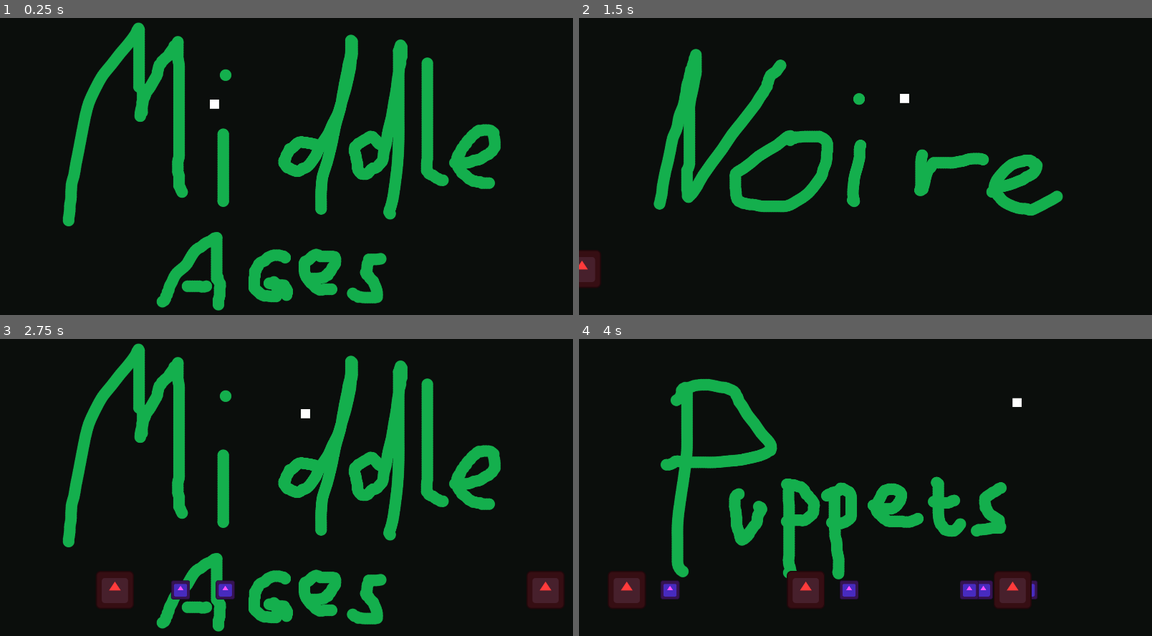
Above: before the commit, frames 1-4 (two rows, left to right).
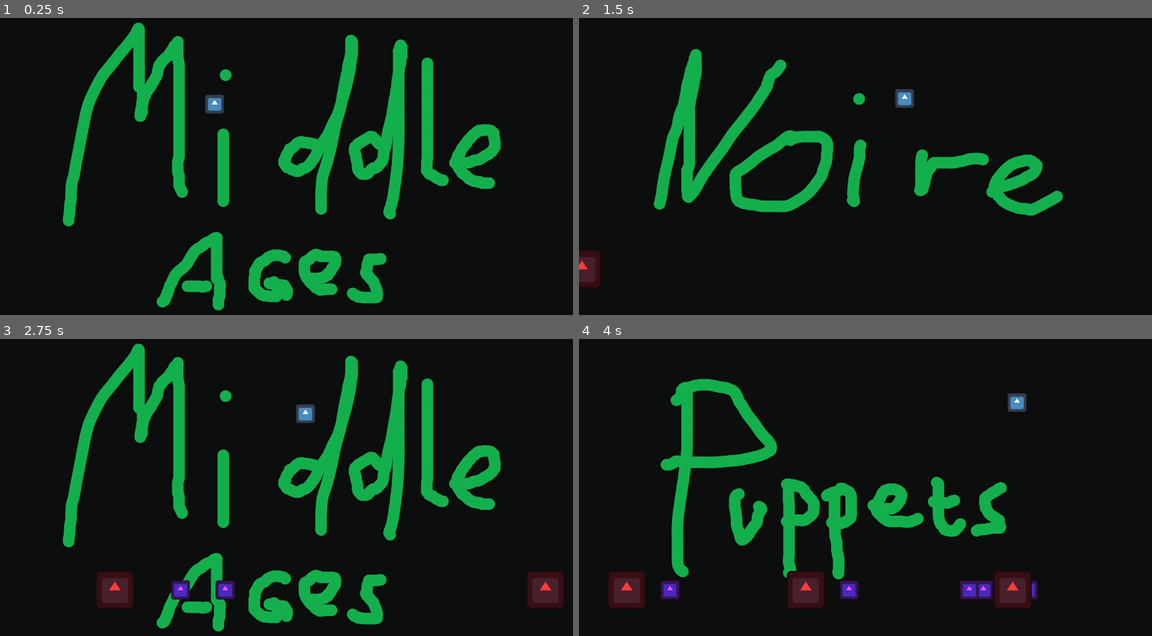
Above: after the commit, the same moments.

Repository: godzilla5hrimp/TheaterJumpShootMan
Game: Godot game, scene res://scenes/main.tscn
The game is run twice, just before and just after one commit, with the same random seed, the same clock (stepped at 60 frames per second) and the same inputs. The engine's default icon, where the game draws it, is replaced by a stand-in: a white triangle on a blue panel in a dark square.
Inputs:
- Up to frame 1 (0.25 s): no input
- Up to frame 2 (1.5 s): tap Enter at 0.5 s; hold Right (moveRight) from 0.53 s (still down); tap M (change_middle_ages) at 0.6 s; tap Up (moveUp) at 0.77 s; tap N (change_noire) at 0.8, 1.35 s
- Up to frame 3 (2.75 s): tap Up (moveUp) at 1.52 s; tap B (change_puppets) at 1.55, 2.1 s; release Right (moveRight) at 2.03 s; hold Left (moveLeft) from 2.03 s (still down); tap M (change_middle_ages) at 2.3 s
- Up to frame 4 (4 s): release Left (moveLeft) at 2.78 s; hold Right (moveRight) from 2.78 s (still down); tap E (change_mask_next) at 2.85 s; tap Up (moveUp) at 3.02, 3.77 s; tap N (change_noire) at 3.05 s; tap Q (change_mask_previous) at 3.6 s; tap B (change_puppets) at 3.8 s

The runs differ from the first frame. In frame 1, 0.2% of the frame differs, in the area x 35-40%, y 25-33%; in frame 2, 0.2%, in the area x 55-59%, y 23-31%; in frame 3, 0.2%; in frame 4, 0.2%.

Commit message:
feat: add collision to the player; add collision to the enemy bullet;

Diff:
--- a/mask-game-jam-game/project.godot
+++ b/mask-game-jam-game/project.godot
@@ -71,6 +71,7 @@
 change_noire={
 "deadzone": -1.2,
 "events": [Object(InputEventKey,"resource_local_to_scene":false,"resource_name":"","device":-2,"window_id":0,"alt_press …(192 unchanged characters)…
+, Object(InputEventKey,"resource_local_to_scene":false,"resource_name":"","device":-1,"window_id":0,"alt_pressed":false,"shift_pressed":false,"ctrl_pressed":false,"meta_pressed":false,"pressed":false,"keycode":0,"physical_keycode":78,"key_label":0,"unicode":110,"location":0,"echo":false,"script":null)
 ]
 }
 change_middle_ages={
--- a/mask-game-jam-game/scenes/actor.gd
+++ b/mask-game-jam-game/scenes/actor.gd
@@ -64,13 +64,18 @@
 		change_mask_previous()
 		change_mask_texture()
 		mask_changed.emit(masks[current_mask])
+	if Input.is_action_just_pressed("change_noire"):
+		print("NOIRE")
 	if velocity.length() > 0:
 		velocity = velocity.normalized() * speed
 	move_and_slide()
 
-func _on_hitbox_body_entered(_body: Node2D) -> void:
-	healthbar =- 25
-	if (healthbar <= 0):
-		lives = lives-1
+func _on_hitbox_area_entered(area: Area2D) -> void:
+	print("hit")
+	if area.get_parent().name == "MelleeAttack" or area.get_parent().name == "EnemyBullet":
+		healthbar = healthbar-25
+		print(0)
+		if (healthbar <= 0):
+			lives = lives-1
 		hit.emit(lives, healthbar)
-#		todo: add invinsibility timer after losing a life maybe?
+	#		todo: add invinsibility timer after losing a life maybe?
--- a/mask-game-jam-game/scenes/actor.tscn
+++ b/mask-game-jam-game/scenes/actor.tscn
@@ -1,14 +1,7 @@
-[gd_scene load_steps=7 format=3 uid="uid://cqdoyb077hkns"]
+[gd_scene load_steps=5 format=3 uid="uid://cqdoyb077hkns"]
 
 [ext_resource type="Script" uid="uid://bguwurtnved23" path="res://scenes/actor.gd" id="1_x4c43"]
-
-[sub_resource type="CanvasTexture" id="CanvasTexture_ti3oo"]
-
-[sub_resource type="CanvasTexture" id="CanvasTexture_x4c43"]
-specular_color = Color(1, 1, 0, 1)
-
-[sub_resource type="CanvasTexture" id="CanvasTexture_0qi0m"]
-specular_color = Color(1, 0, 1, 1)
+[ext_resource type="Texture2D" uid="uid://c5luofnynhjcw" path="res://icon.svg" id="2_0qi0m"]
 
 [sub_resource type="RectangleShape2D" id="RectangleShape2D_x4c43"]
 size = Vector2(30, 30)
@@ -22,18 +15,20 @@
 
 [node name="MiddleAgesMask" type="Sprite2D" parent="."]
 visible = false
-scale = Vector2(30, 30)
-texture = SubResource("CanvasTexture_ti3oo")
+scale = Vector2(0.5, 0.5)
+texture = ExtResource("2_0qi0m")
 
 [node name="NoirMask" type="Sprite2D" parent="."]
 visible = false
-scale = Vector2(30, 30)
-texture = SubResource("CanvasTexture_x4c43")
+modulate = Color(1, 0.0941176, 1, 1)
+scale = Vector2(0.5, 0.5)
+texture = ExtResource("2_0qi0m")
 
 [node name="PuppetMask" type="Sprite2D" parent="."]
 visible = false
-scale = Vector2(30, 30)
-texture = SubResource("CanvasTexture_0qi0m")
+modulate = Color(1, 1, 0, 1)
+scale = Vector2(0.5, 0.5)
+texture = ExtResource("2_0qi0m")
 
 [node name="CollisionMovementShape" type="CollisionShape2D" parent="."]
 unique_name_in_owner = true
@@ -44,4 +39,6 @@
 [node name="HitboxShape" type="CollisionShape2D" parent="Hitbox"]
 shape = SubResource("RectangleShape2D_ti3oo")
 
-[connection signal="body_entered" from="Hitbox" to="." method="_on_hitbox_body_entered"]
+[node name="Timer" type="Timer" parent="."]
+
+[connection signal="area_entered" from="Hitbox" to="." method="_on_hitbox_area_entered"]
--- a/mask-game-jam-game/scenes/enemy_bullet.gd
+++ b/mask-game-jam-game/scenes/enemy_bullet.gd
@@ -14,3 +14,8 @@
 
 func _on_clean_up_timeout() -> void:
 	pass # Replace with function body.
+
+
+func _on_area_2d_area_entered(area: Area2D) -> void:
+	if area.get_parent().name == "Actor":
+		queue_free()
--- a/mask-game-jam-game/scenes/enemy_bullet.tscn
+++ b/mask-game-jam-game/scenes/enemy_bullet.tscn
@@ -6,21 +6,31 @@
 [sub_resource type="RectangleShape2D" id="RectangleShape2D_d2qol"]
 size = Vector2(128, 128)
 
-[node name="EnemyBullet" type="CharacterBody2D" unique_id=1405792504]
+[sub_resource type="RectangleShape2D" id="RectangleShape2D_qx7rs"]
+size = Vector2(128, 126)
+
+[node name="EnemyBullet" type="CharacterBody2D"]
 scale = Vector2(0.5, 0.5)
 collision_layer = 8
 collision_mask = 2
 script = ExtResource("1_qx7rs")
 
-[node name="Sprite2D" type="Sprite2D" parent="." unique_id=344157672]
-modulate = Color(1, 0.30980393, 1, 1)
+[node name="Sprite2D" type="Sprite2D" parent="."]
+modulate = Color(1, 0.309804, 1, 1)
 texture = ExtResource("1_d2qol")
 
-[node name="CollisionShape2D" type="CollisionShape2D" parent="." unique_id=203329588]
+[node name="CollisionShape2D" type="CollisionShape2D" parent="."]
 shape = SubResource("RectangleShape2D_d2qol")
 
-[node name="CleanUp" type="Timer" parent="." unique_id=359867187]
+[node name="CleanUp" type="Timer" parent="."]
 wait_time = 5.0
 autostart = true
 
+[node name="Area2D" type="Area2D" parent="."]
+
+[node name="CollisionShape2D" type="CollisionShape2D" parent="Area2D"]
+position = Vector2(0, -1)
+shape = SubResource("RectangleShape2D_qx7rs")
+
 [connection signal="timeout" from="CleanUp" to="." method="_on_clean_up_timeout"]
+[connection signal="area_entered" from="Area2D" to="." method="_on_area_2d_area_entered"]
--- a/mask-game-jam-game/scenes/level_manager.gd
+++ b/mask-game-jam-game/scenes/level_manager.gd
@@ -29,6 +29,7 @@
 func _physics_process(delta: float) -> void:
 	if Input.is_action_just_pressed("change_noire") and current_scene.name != "Noire":
 		delete_level()
+		print("eneter noir")
 		current_scene = noire_scene.instantiate()
 		get_tree().root.add_child.call_deferred(current_scene)
 		change_enemy_to_noire()
@@ -46,6 +47,7 @@
 		emit_signal("puppets")
 
 func delete_level():
+	print("delete level")
 	if get_tree().root.get_node_or_null("MiddleAges"):
 		get_tree().root.get_node("MiddleAges").queue_free()
 	if get_tree().root.get_node_or_null("Noire"):
--- a/mask-game-jam-game/scenes/melee_attack.tscn
+++ b/mask-game-jam-game/scenes/melee_attack.tscn
@@ -1,25 +1,35 @@
-[gd_scene format=3 uid="uid://bqnn7bvunbej4"]
+[gd_scene load_steps=5 format=3 uid="uid://bqnn7bvunbej4"]
 
 [ext_resource type="Script" uid="uid://bbm32awxmjfoi" path="res://scenes/melee_attack.gd" id="1_3ljer"]
 [ext_resource type="Texture2D" uid="uid://c5luofnynhjcw" path="res://icon.svg" id="1_bd5lp"]
 
 [sub_resource type="RectangleShape2D" id="RectangleShape2D_3ljer"]
 
-[node name="MeleeAttack" type="CharacterBody2D" unique_id=161868704]
+[sub_resource type="RectangleShape2D" id="RectangleShape2D_qm6g2"]
+size = Vector2(129.333, 128)
+
+[node name="MeleeAttack" type="CharacterBody2D"]
 scale = Vector2(0.75, 0.75)
 collision_layer = 4
 collision_mask = 2
 script = ExtResource("1_3ljer")
 
-[node name="CollisionShape2D" type="CollisionShape2D" parent="." unique_id=1918894399]
+[node name="CollisionShape2D" type="CollisionShape2D" parent="."]
+visible = false
 shape = SubResource("RectangleShape2D_3ljer")
 
-[node name="Sprite2D" type="Sprite2D" parent="." unique_id=823000240]
-modulate = Color(1, 0.8986667, 0.24000001, 1)
+[node name="Sprite2D" type="Sprite2D" parent="."]
+modulate = Color(1, 0.898667, 0.24, 1)
 texture = ExtResource("1_bd5lp")
 
-[node name="CleanUp" type="Timer" parent="." unique_id=393114624]
+[node name="CleanUp" type="Timer" parent="."]
 wait_time = 0.2
 autostart = true
 
+[node name="Area2D" type="Area2D" parent="."]
+
+[node name="CollisionShape2D" type="CollisionShape2D" parent="Area2D"]
+position = Vector2(-0.666667, -1.33333)
+shape = SubResource("RectangleShape2D_qm6g2")
+
 [connection signal="timeout" from="CleanUp" to="." method="_on_clean_up_timeout"]
--- a/mask-game-jam-game/scenes/noire.tscn
+++ b/mask-game-jam-game/scenes/noire.tscn
@@ -1,13 +1,13 @@
-[gd_scene format=3 uid="uid://cx67geca5cr6d"]
+[gd_scene load_steps=3 format=3 uid="uid://cx67geca5cr6d"]
 
 [ext_resource type="Texture2D" uid="uid://dodn1l5racq1m" path="res://Assets/Images/PlaceHolder/NoirePH.png" id="1_s8ixi"]
 [ext_resource type="PackedScene" uid="uid://dpd5n25ohtpov" path="res://scenes/base_level_col.tscn" id="2_3hkan"]
 
-[node name="Noire" type="Node2D" unique_id=1615763269]
+[node name="Noire" type="Node2D"]
 
-[node name="Background" type="Sprite2D" parent="." unique_id=487645426]
+[node name="Background" type="Sprite2D" parent="."]
 z_index = -1
 texture = ExtResource("1_s8ixi")
 centered = false
 
-[node name="BaseLevelCol" parent="." unique_id=1462689684 instance=ExtResource("2_3hkan")]
+[node name="BaseLevelCol" parent="." instance=ExtResource("2_3hkan")]
Not shown: 1 places in mask-game-jam-game/scenes/enemy_bullet.tscn that only renumber resources
